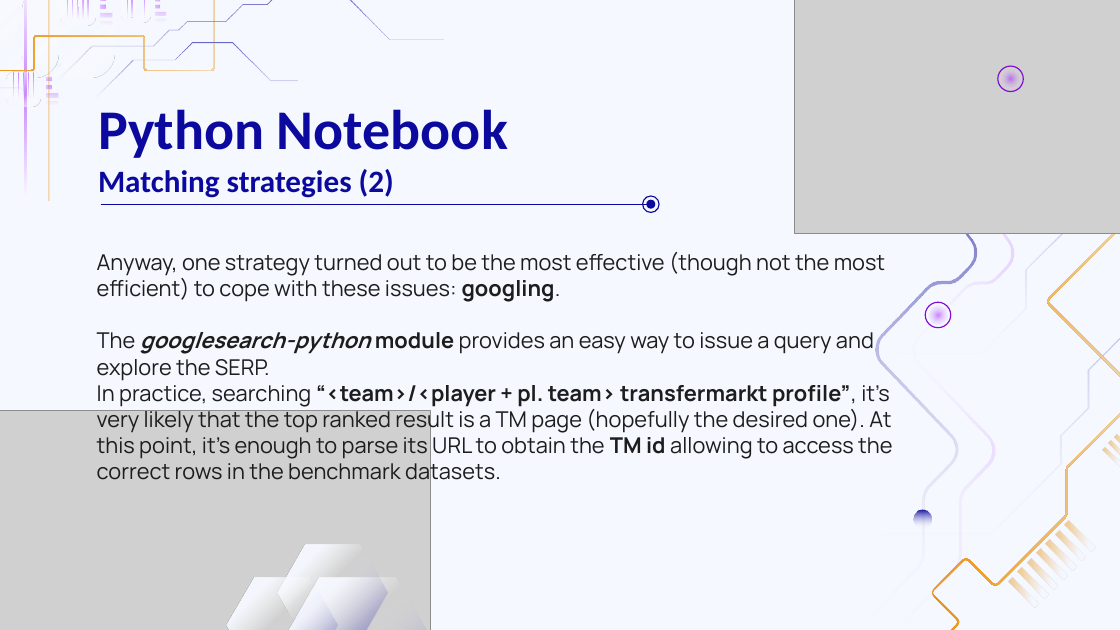
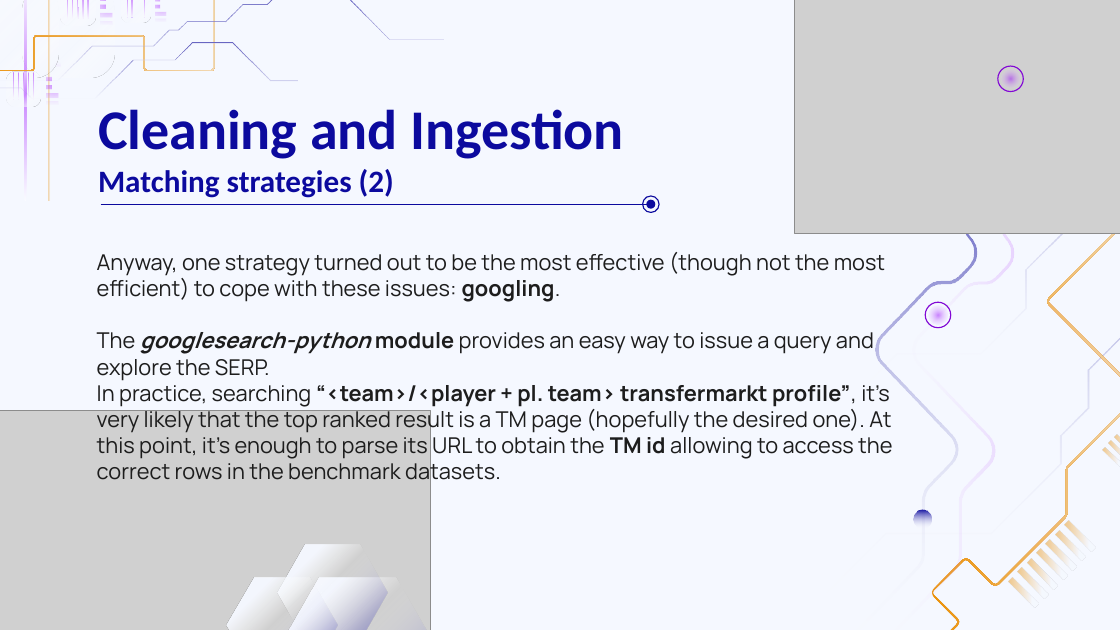
Before and after one commit to MarcoGasparini00/DataCrafters, a slide deck: slide 13 of presentation/DB2.pptx (slide 12 before the commit). Drawn at 1120x630 pixels with LibreOffice and Linux fonts; fonts in the diff are those of the drawing; grey boxes stand for pictures. Boxes give left, top, right and bottom in pixels: in the first picture for what was removed or moved away, otherwise in the second. Text is boxed around its words. In the diff, an @@ line names an element or a change of style, - is before the commit and + after.

```diff
--- a/presentation/DB2.pptx
+++ b/presentation/DB2.pptx
@@ title at bbox=[98, 109, 624, 198]: text changed @@
-Python Notebook
-Matching strategies (2)
+Cleaning and Ingestion
+Matching strategies (2)
```
Also in this commit, not shown: 12 other slides changed, 2 slides added, 3 slides removed.
